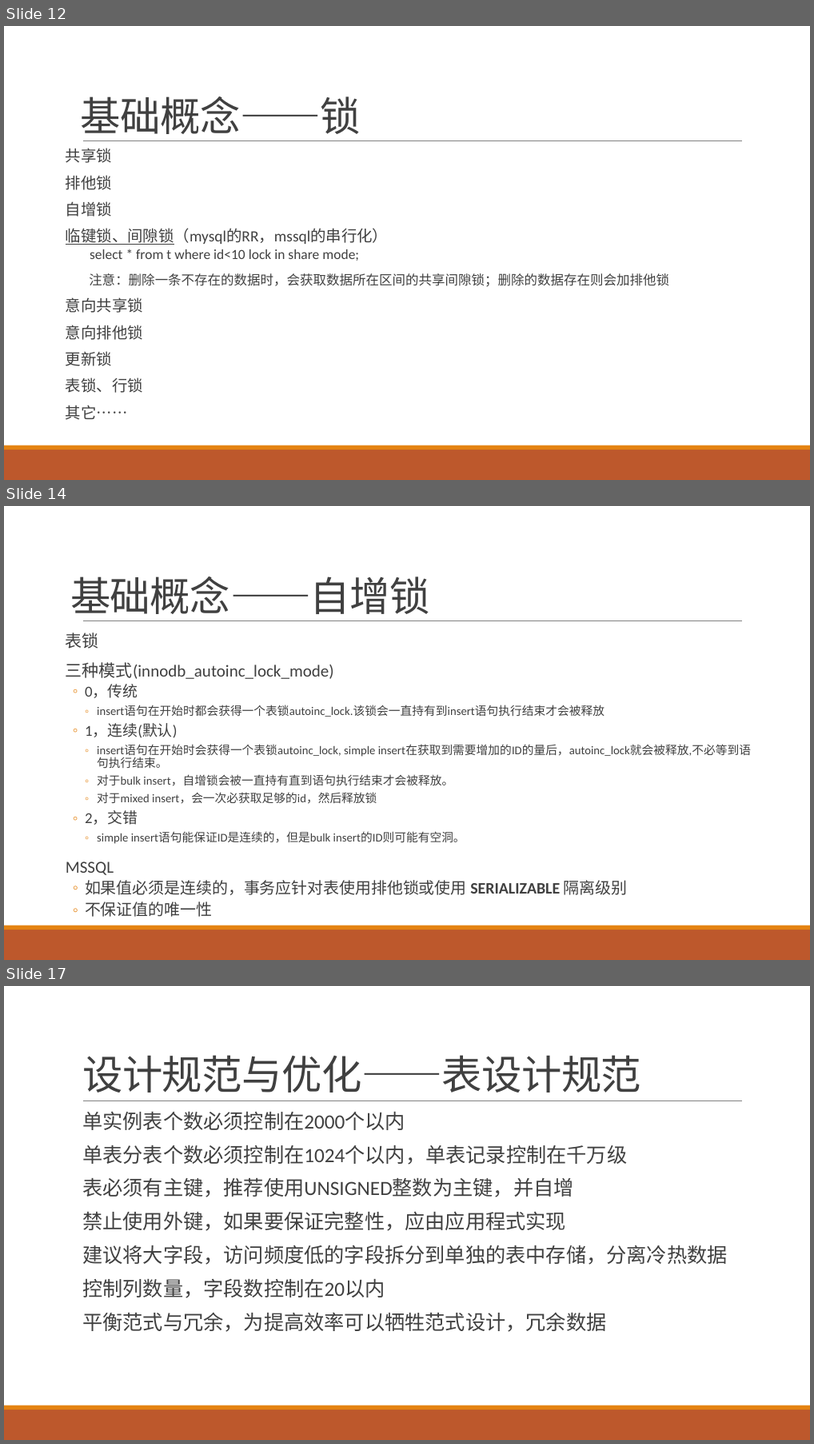
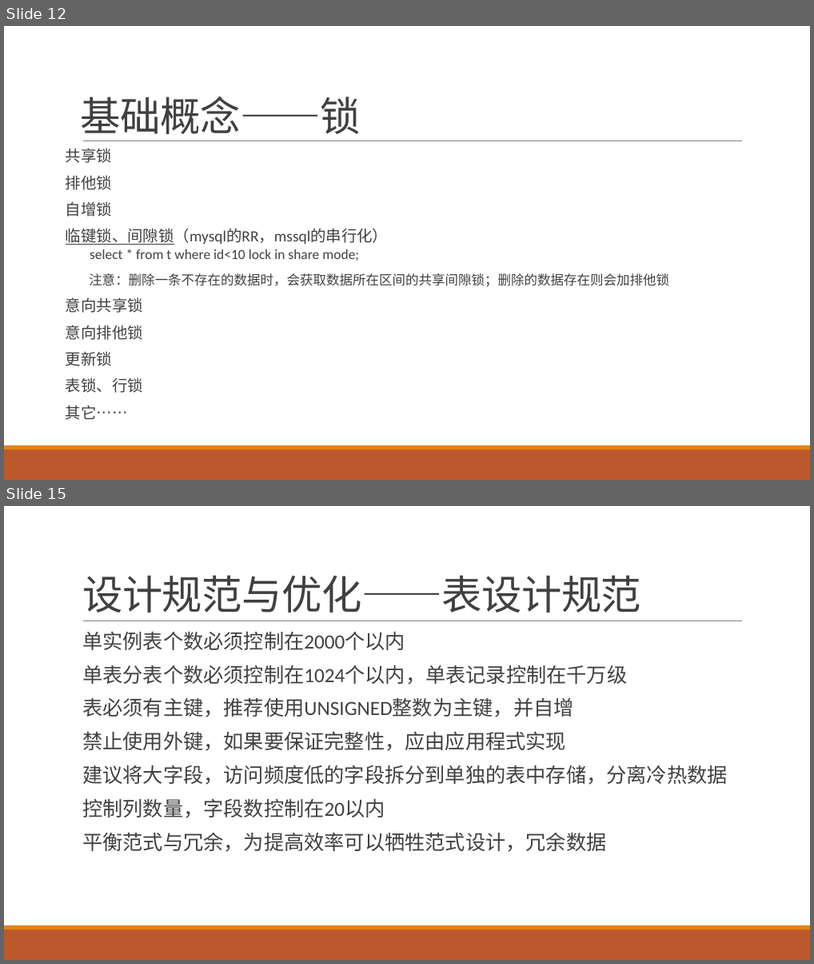
Before and after one commit to jaspone/notes, a slide deck: mysql分享.pptx. Shown one above the other, each under a label of ours: slides 12, 14 and 17 before the commit, slides 12 and 15 after it; the slides between them are not shown. The pictures are 814x1444 and 814x964 pixels, drawn with LibreOffice and Linux fonts; fonts in the diff are those of the drawing. Boxes give left, top, right and bottom in pixels: in the first picture for what was removed or moved away, otherwise in the second. Text is boxed around its words. In the diff, an @@ line names an element or a change of style, - is before the commit and + after.

```diff
--- a/mysql分享.pptx
+++ b/mysql分享.pptx
@@ slide 14 removed at box(4, 506, 810, 960), background #FFFFFF; not listed: 3 template elements that a slide beside it also shows @@
@@ title removed at box(70, 576, 430, 621) @@
-基础概念——自增锁
@@ text removed at box(66, 632, 751, 916) @@
-  表锁
-  三种模式(innodb_autoinc_lock_mode)
-  ◦ 0，传统
-    ◦ insert语句在开始时都会获得一个表锁autoinc_lock.该锁会一直持有到insert语句执行结束才会被释放
-  ◦ 1，连续(默认)
-    ◦ insert语句在开始时会获得一个表锁autoinc_lock, simple insert在获取到需要增加的ID的量后，autoinc_lock就会被释放,不必等到语句执行结束。
-    ◦ 对于bulk insert，自增锁会被一直持有直到语句执行结束才会被释放。
-    ◦ 对于mixed insert，会一次必获取足够的id，然后释放锁
-  ◦ 2，交错
-    ◦ simple insert语句能保证ID是连续的，但是bulk insert的ID则可能有空洞。
-  MSSQL
-  ◦ 如果值必须是连续的，事务应针对表使用排他锁或使用 SERIALIZABLE 隔离级别
-  ◦ 不保证值的唯一性
@@ what was slide 17 is now slide 15 @@
```
Also in this commit, not shown: 4 slides changed, 1 slide added, 1 other slide removed.
